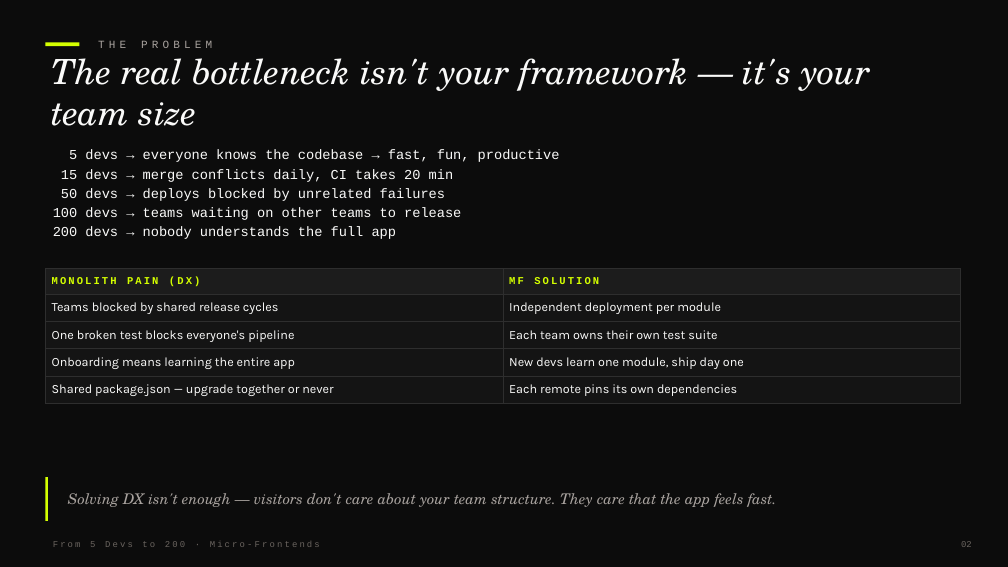
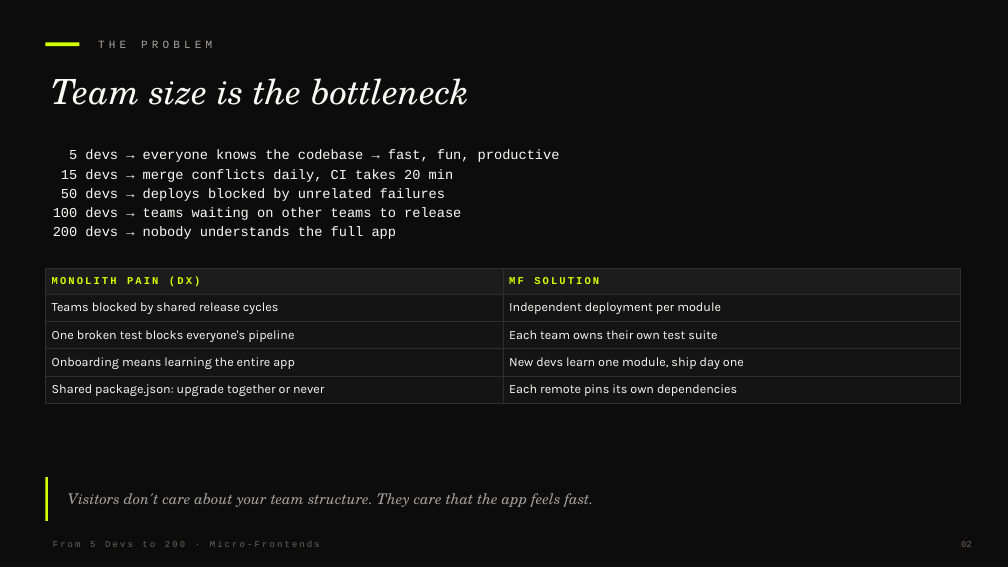
Before and after one commit to devlinduldulao/module-federation-demo, a slide deck: slide 2 of presentation/SLIDES.pptx. Drawn at 1008x567 pixels with LibreOffice and Linux fonts; fonts in the diff are those of the drawing. Boxes give left, top, right and bottom in pixels: in the first picture for what was removed or moved away, otherwise in the second. Text is boxed around its words. In the diff, an @@ line names an element or a change of style, - is before the commit and + after.

```diff
--- a/presentation/SLIDES.pptx
+++ b/presentation/SLIDES.pptx
@@ text at (51,78,470,105): text changed @@
-The real bottleneck isn't your framework — it's your team size
+Team size is the bottleneck
@@ table at (45,268,960,400) @@
-row 5, column 1: Shared package.json — upgrade together or never
+row 5, column 1: Shared package.json: upgrade together or never
@@ text at (68,493,594,507): text changed @@
-Solving DX isn't enough — visitors don't care about your team structure. They care that the app feels fast.
+Visitors don't care about your team structure. They care that the app feels fast.
```
Also in this commit, not shown: 15 other slides changed, 7 other files.
